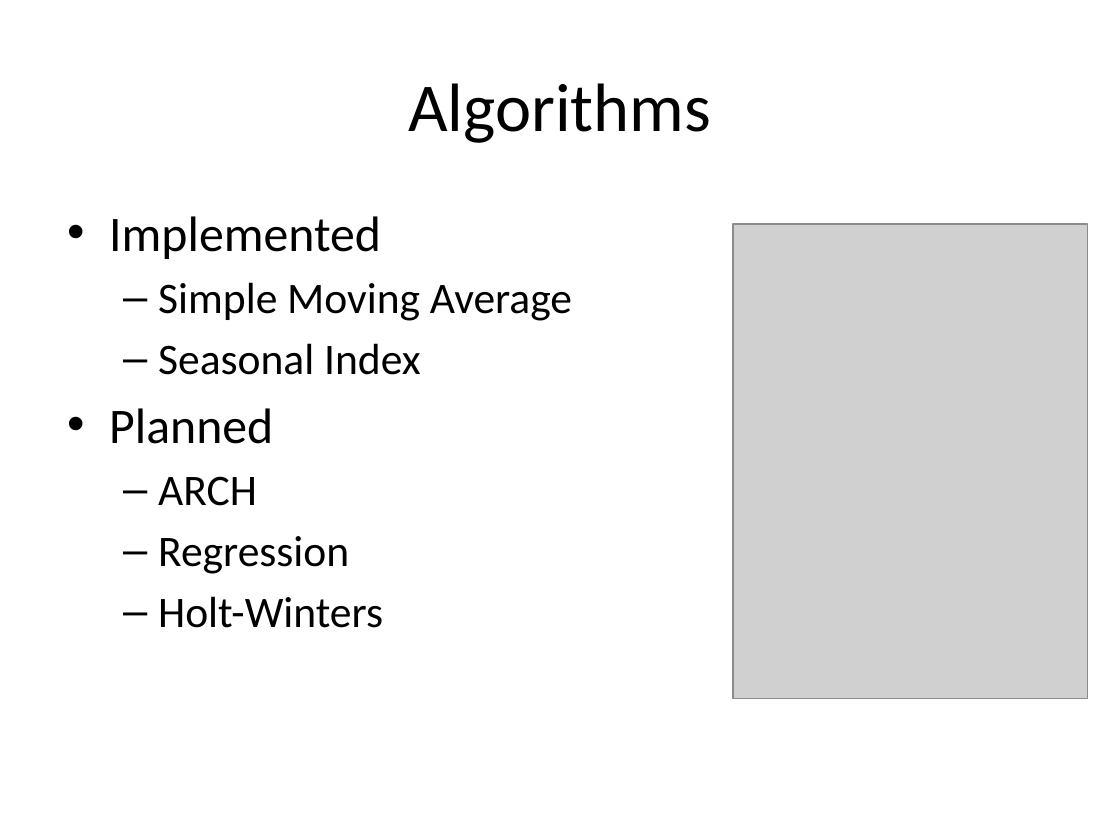
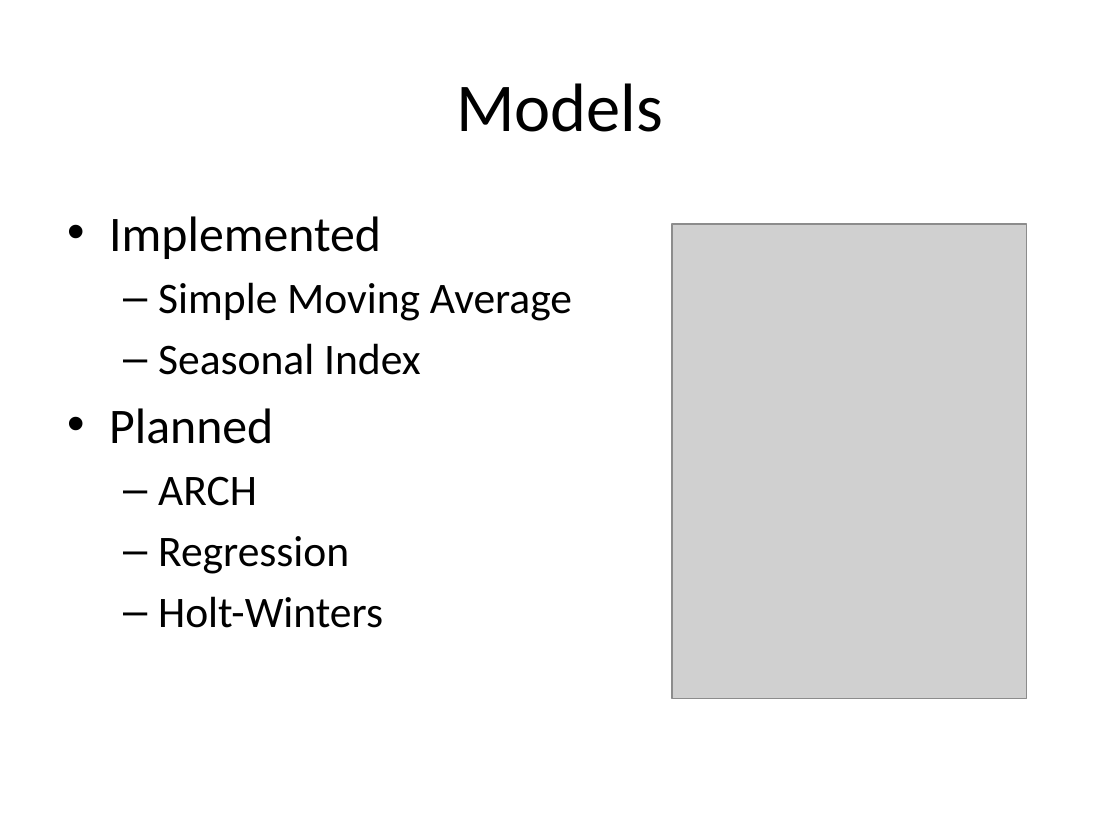
Before and after one commit to abhaykamat/AlgoTrading, a slide deck: slide 15 of report/AlgorithmicTrading.pptx (slide 10 before the commit). Drawn at 1120x840 pixels with LibreOffice and Linux fonts; fonts in the diff are those of the drawing; grey boxes stand for pictures. Boxes give left, top, right and bottom in pixels: in the first picture for what was removed or moved away, otherwise in the second. Text is boxed around its words. In the diff, an @@ line names an element or a change of style, - is before the commit and + after.

```diff
--- a/report/AlgorithmicTrading.pptx
+++ b/report/AlgorithmicTrading.pptx
@@ title at (456, 83, 663, 132): text changed @@
-Algorithms
+Models
@@ picture: place and size @@
-picture at (732, 224, 1088, 699)
+picture at (672, 224, 1027, 699)
```
Also in this commit, not shown: 3 other slides changed, 6 slides added.
